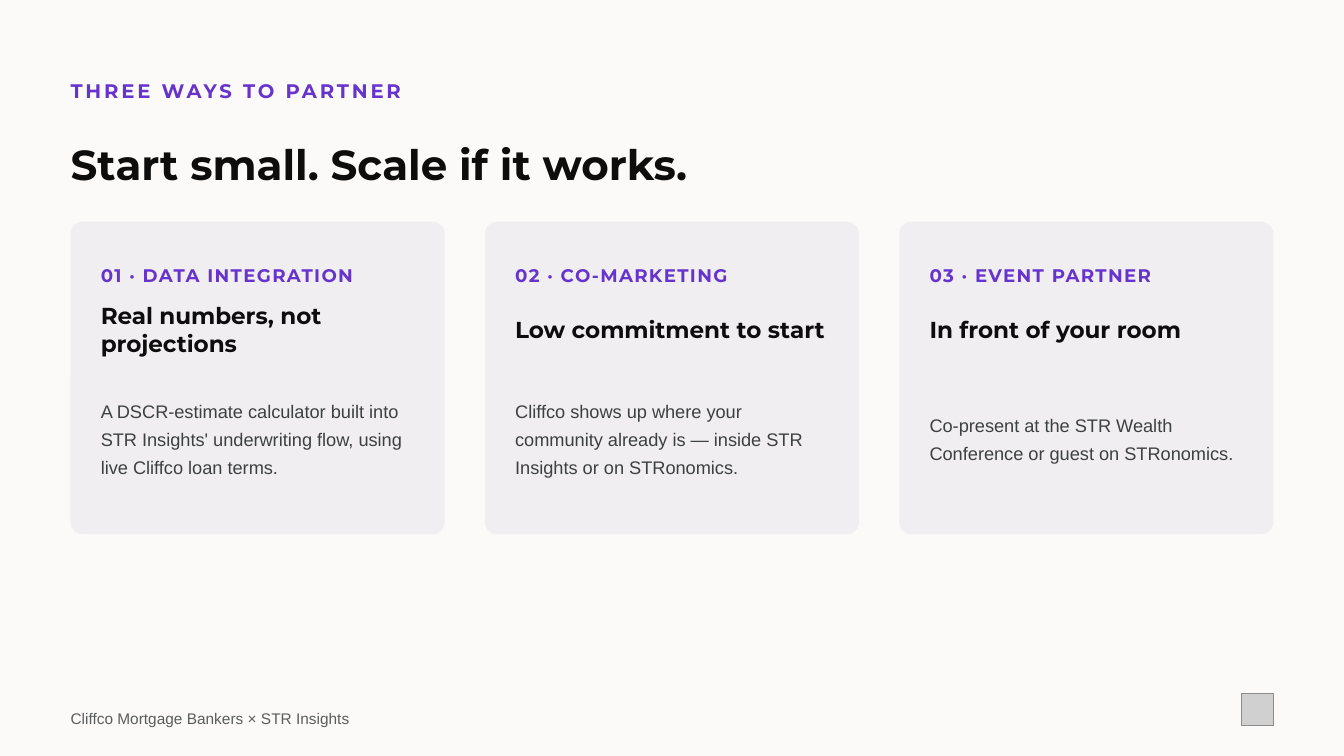
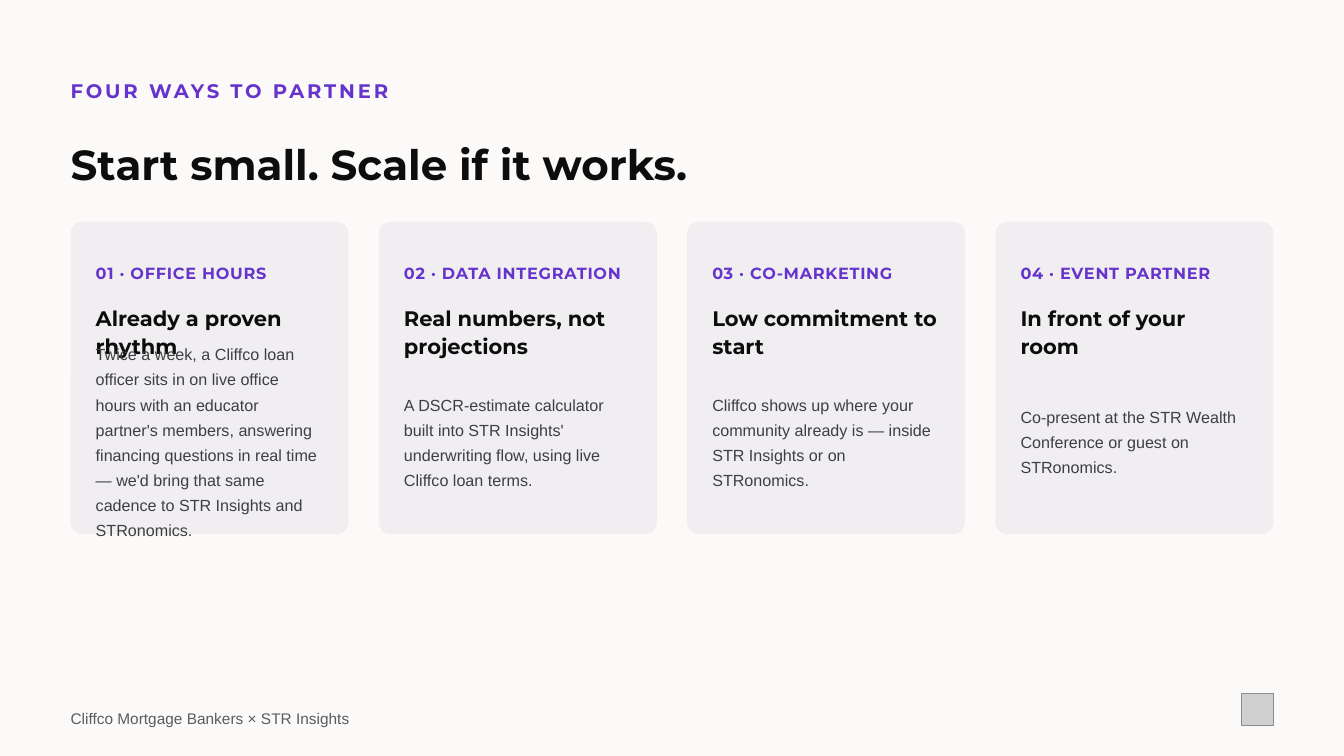
Before and after one commit to loganlevy1/STR, a slide deck: slide 8 of outreach/pitch-decks/cliffco-kenny-bedwell-partnership.pptx. Drawn at 1344x756 pixels with LibreOffice and Linux fonts; fonts in the diff are those of the drawing; grey boxes stand for pictures. Boxes give left, top, right and bottom in pixels: in the first picture for what was removed or moved away, otherwise in the second. Text is boxed around its words. In the diff, an @@ line names an element or a change of style, - is before the commit and + after.

```diff
--- a/outreach/pitch-decks/cliffco-kenny-bedwell-partnership.pptx
+++ b/outreach/pitch-decks/cliffco-kenny-bedwell-partnership.pptx
@@ text at box(149, 84, 219, 99): text changed @@
-THREE WAYS TO PARTNER
+FOUR WAYS TO PARTNER
@@ rounded rectangle: place and size @@
-rounded rectangle at box(71, 222, 445, 534)
+rounded rectangle at box(71, 222, 349, 534)
@@ proportions changed in 3 elements at box(71, 222, 349, 534), box(995, 222, 1273, 534), box(379, 222, 657, 534) @@
@@ rounded rectangle: place and size @@
-rounded rectangle at box(485, 222, 859, 534)
+rounded rectangle at box(379, 222, 657, 534)
@@ rounded rectangle added at box(688, 222, 966, 534), fill #F0EEF1 @@
@@ rounded rectangle: place and size @@
-rounded rectangle at box(899, 222, 1273, 534)
+rounded rectangle at box(995, 222, 1273, 534)
@@ text added at box(96, 267, 266, 279), 11.5 pt, text #6633CC, bold @@
+01 · OFFICE HOURS
@@ text at box(404, 267, 621, 279): text changed; size 13 to 11.5 pt @@
-01 · DATA INTEGRATION
+02 · DATA INTEGRATION
@@ text at box(712, 267, 892, 279): text changed; size 13 to 11.5 pt @@
-02 · CO-MARKETING
+03 · CO-MARKETING
@@ text at box(1021, 267, 1210, 279): text changed; size 13 to 11.5 pt @@
-03 · EVENT PARTNER
+04 · EVENT PARTNER
@@ size 16.5 to 15 pt; line spacing 1 to 1.1 in 3 elements at box(1021, 310, 1185, 354), box(712, 309, 937, 354), box(404, 310, 605, 359) @@
@@ text "Real numbers, not projections": place and size @@
-text "Real numbers, not projections" at box(101, 307, 321, 357)
+text "Real numbers, not projections" at box(404, 310, 605, 359)
@@ text "Low commitment to start": place and size @@
-text "Low commitment to start" at box(515, 320, 825, 338)
+text "Low commitment to start" at box(712, 309, 937, 354)
@@ text "In front of your room": place and size @@
-text "In front of your room" at box(930, 320, 1181, 343)
+text "In front of your room" at box(1021, 310, 1185, 354)
@@ text added at box(96, 310, 282, 360), 15 pt, text #0D0D0D, bold @@
+Already a proven rhythm
@@ text added at box(96, 347, 316, 536), 11.5 pt, text #3D4040 @@
+Twice a week, a Cliffco loan officer sits in on live office hours with an educator partner's members, answering financing questions in real time — we'd bring that same cadence to STR Insights and STRonomics.
@@ size 13 to 11.5 pt in 3 elements at box(1021, 411, 1236, 473), box(712, 399, 931, 486), box(404, 399, 604, 486) @@
@@ text "A DSCR-estimate calculator built into ...": place and size @@
-text "A DSCR-estimate calculator built into ..." at box(101, 405, 402, 474)
+text "A DSCR-estimate calculator built into ..." at box(404, 399, 604, 486)
@@ text "Cliffco shows up where your ...": place and size @@
-text "Cliffco shows up where your ..." at box(515, 405, 802, 478)
+text "Cliffco shows up where your ..." at box(712, 399, 931, 486)
@@ text "Co-present at the STR Wealth ...": place and size @@
-text "Co-present at the STR Wealth ..." at box(930, 419, 1233, 464)
+text "Co-present at the STR Wealth ..." at box(1021, 411, 1236, 473)
```
Also in this commit, not shown: 3 other slides changed, 3 other files.
